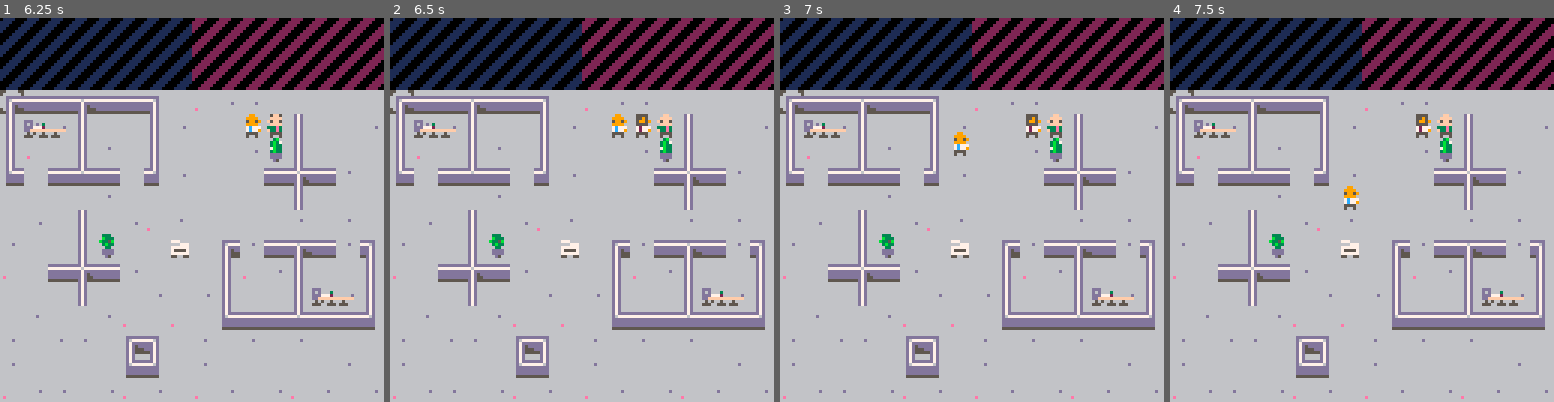
Above: before the commit, frames 1-4 (left to right).
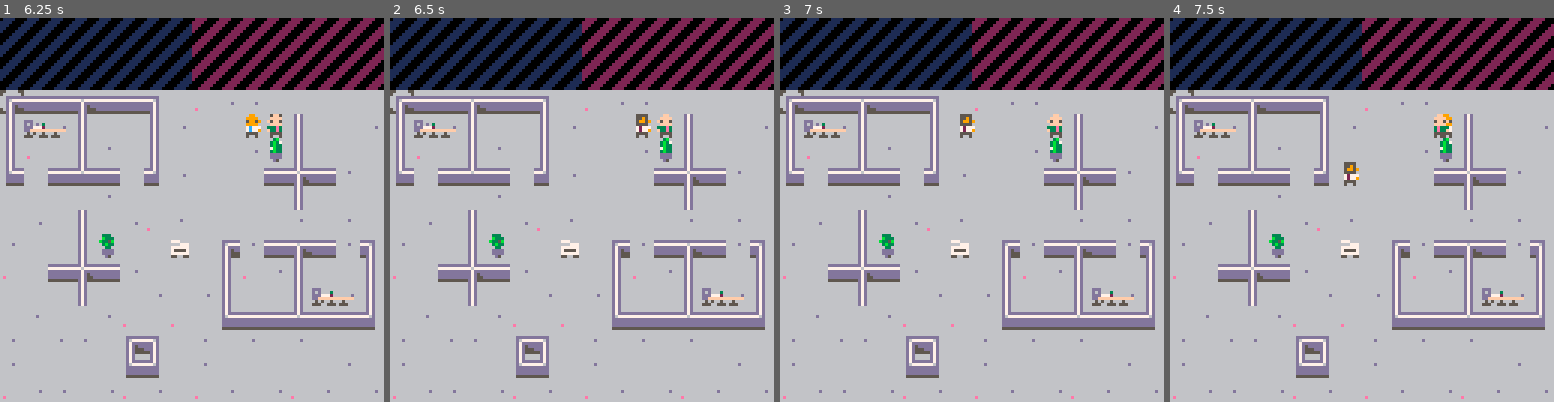
Above: after the commit, the same moments.

Repository: BordenJardine/dwarf-office
Game: PICO-8 cartridge dorfoff.p8
The game is run twice, just before and just after one commit, with the same random seed, the same clock (stepped at 60 frames per second) and the same inputs.
Inputs:
- Up to frame 1 (6.25 s): tap X (X key) at 0.33, 1.07, 1.85, 2.97, 4.08, 5.2 s; tap O (Z key) at 0.7, 1.7, 2.1, 2.5, 2.9, 3.3, 3.7, 4.1, 4.5, 4.9, 5.3, 5.7, 6.1 s; hold Right 1.6-2.1 s; hold Up 2.15-2.42 s; hold Right 2.47-3.03 s; hold Left 3.08-3.58 s; hold Down 3.63-3.97 s; hold Right 4.02-4.68 s; hold Up 4.73-5.03 s; hold Left 5.08-5.68 s; hold Down 5.73-6.03 s; hold Right from 6.08 s (still down)
- Up to frame 2 (6.5 s): keep holding Right; tap X (X key) at 6.32 s
- Up to frame 3 (7 s): tap O (Z key) at 6.5, 6.9 s; release Right at 6.58 s; hold Right from 6.63 s (still down)
- Up to frame 4 (7.5 s): release Right at 7.13 s; hold Up 7.18-7.45 s; tap O (Z key) at 7.3 s; tap X (X key) at 7.43 s

Frame 1 is identical in both runs. In frame 2, 0.2% of the frame differs, in the area x 57-62%, y 25-32%; in frame 3, 0.6%; in frame 4, 0.8%, in the area x 45-74%, y 25-50%.

Commit message:
slack task

Diff:
--- a/dorfoff.p8
+++ b/dorfoff.p8
@@ -447,7 +447,7 @@
 -- worker 'class'
 
 default_step_time = 5
-default_idle_time = 5 * 30 -- 5 seconds
+default_idle_time = 2 * 30 -- 2 seconds
 
 nobody_sprite = 14
 
@@ -529,12 +529,19 @@
 
 function worker:update_timers()
 	self.step_timer:update()
+	self.idle_timer:update()
 end
 
 function worker:update_task()
-	if self.task == 'idle' then
+	if self.task == 'idle' or self.task == 'slack off' then
 		self:update_idle()
 	end
+end
+
+function worker:idle()
+	self.task = 'idle'
+	self.action = 'idle'
+	self.idle_timer:reset()
 end
 
 function worker:update_idle()
@@ -721,7 +728,8 @@
 	for w in all(workers) do
 		if w.task == 'idle' then
 			local viable_tasks = {
-				create_admire_plant_task
+				create_admire_plant_task,
+				create_slack_task
 			}
 			if w.desk != nil then
 				add(viable_tasks, create_paperwork_task)
@@ -787,7 +795,7 @@
 function task:complete()
 	printh('task complete! ' .. self.name)
 	if self.worker then
-		self.worker.task = 'idle'
+		self.worker:idle()
 	end
 	del(active_tasks, self)
 end
@@ -974,11 +982,34 @@
 
 function socialize_complete(self)
 	for w in all(self.workers) do
-		w.task = 'idle'
+		w:idle()
 	end
 	task.complete(self)
 end
 
+-- slack task
+
+function create_slack_task(worker)
+	local t = task.new({
+		name = 'slack',
+		worker = worker,
+		init = slack_init,
+		states = {
+			'init',
+			'running',
+			'complete'
+		}
+	})
+	t.timer = timer.new((rnd(default_task_time) + 30))
+	t:init()
+	return t
+end
+
+function slack_init(self)
+	self.worker:idle()
+	self.worker.task = 'slack off'
+	self:advance()
+end
 -->8
 -- ui
 
--- a/src/4.worker.lua
+++ b/src/4.worker.lua
@@ -2,7 +2,7 @@
 -- worker 'class'
 
 default_step_time = 5
-default_idle_time = 5 * 30 -- 5 seconds
+default_idle_time = 2 * 30 -- 2 seconds
 
 nobody_sprite = 14
 
@@ -84,12 +84,19 @@
 
 function worker:update_timers()
 	self.step_timer:update()
+	self.idle_timer:update()
 end
 
 function worker:update_task()
-	if self.task == 'idle' then
+	if self.task == 'idle' or self.task == 'slack off' then
 		self:update_idle()
 	end
+end
+
+function worker:idle()
+	self.task = 'idle'
+	self.action = 'idle'
+	self.idle_timer:reset()
 end
 
 function worker:update_idle()
--- a/src/6.tasks.lua
+++ b/src/6.tasks.lua
@@ -7,7 +7,8 @@
 	for w in all(workers) do
 		if w.task == 'idle' then
 			local viable_tasks = {
-				create_admire_plant_task
+				create_admire_plant_task,
+				create_slack_task
 			}
 			if w.desk != nil then
 				add(viable_tasks, create_paperwork_task)
@@ -73,7 +74,7 @@
 function task:complete()
 	printh('task complete! ' .. self.name)
 	if self.worker then
-		self.worker.task = 'idle'
+		self.worker:idle()
 	end
 	del(active_tasks, self)
 end
@@ -260,7 +261,31 @@
 
 function socialize_complete(self)
 	for w in all(self.workers) do
-		w.task = 'idle'
+		w:idle()
 	end
 	task.complete(self)
 end
+
+-- slack task
+
+function create_slack_task(worker)
+	local t = task.new({
+		name = 'slack',
+		worker = worker,
+		init = slack_init,
+		states = {
+			'init',
+			'running',
+			'complete'
+		}
+	})
+	t.timer = timer.new((rnd(default_task_time) + 30))
+	t:init()
+	return t
+end
+
+function slack_init(self)
+	self.worker:idle()
+	self.worker.task = 'slack off'
+	self:advance()
+end
Not shown, changed: TODO.md
